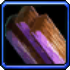
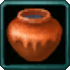
Layer changes from the first 70px x 70px image to the second:
added layer "Layer 8" above "Layer 7" over [0, 0, 70, 70]
added layer "Layer 7" above "Layer 6" over [0, 0, 70, 70]
added layer "Layer 6" above "Layer 5" over [0, 0, 70, 70]
added layer "Layer 5" above "Layer 3" over [0, 0, 70, 70]
added layer "Layer 3" above "Layer 2" over [0, 0, 70, 70]
added layer "Layer 2" above "Layer 1" over [0, 0, 70, 70]
added layer "Layer 1" above "木板" over [0, 0, 70, 70]
hid "木板" over [0, 0, 70, 70]
